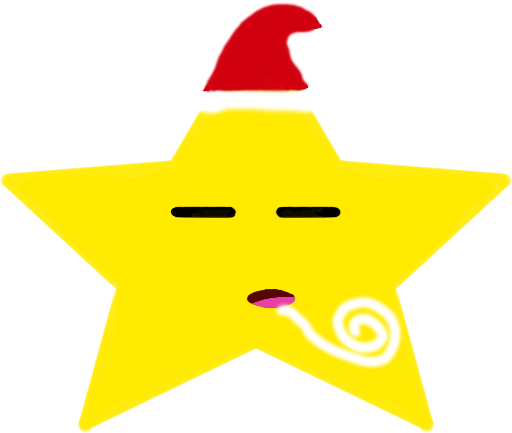
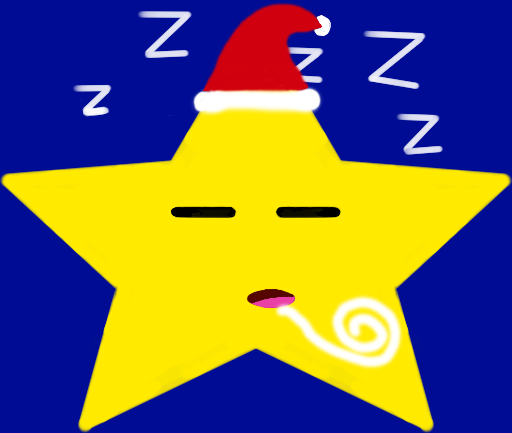
Before/after of a 512 × 433 layered artwork. What changed in the layer stack:
showed "Arrière-plan" over 0, 0, 512, 433
